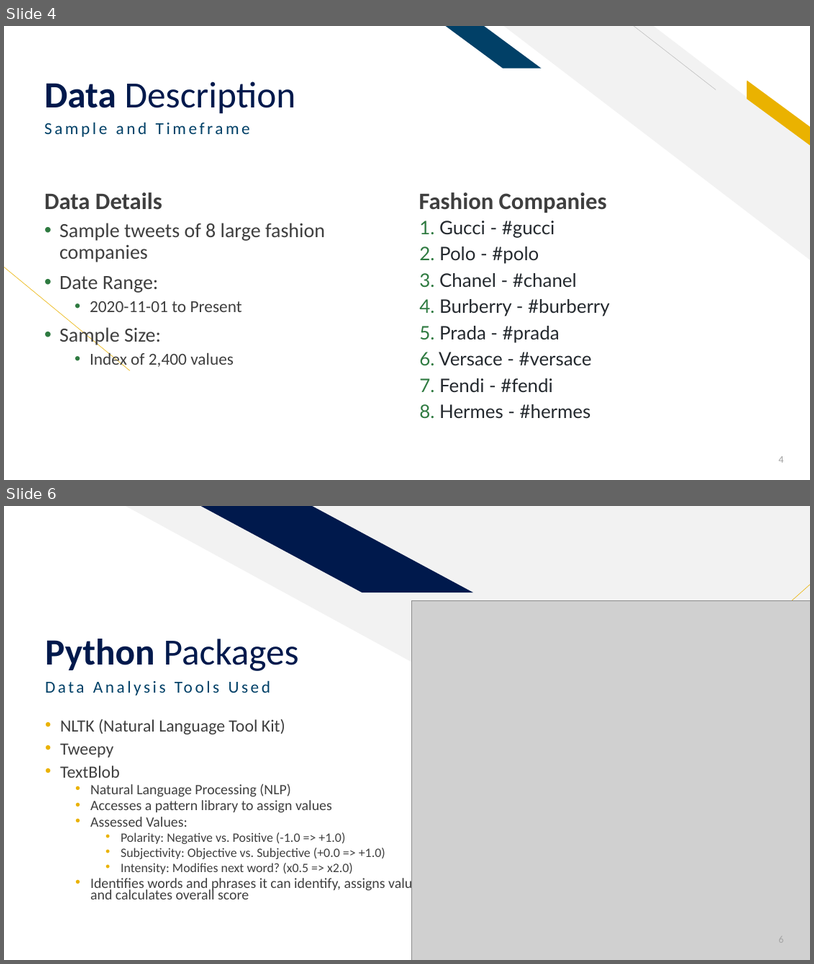
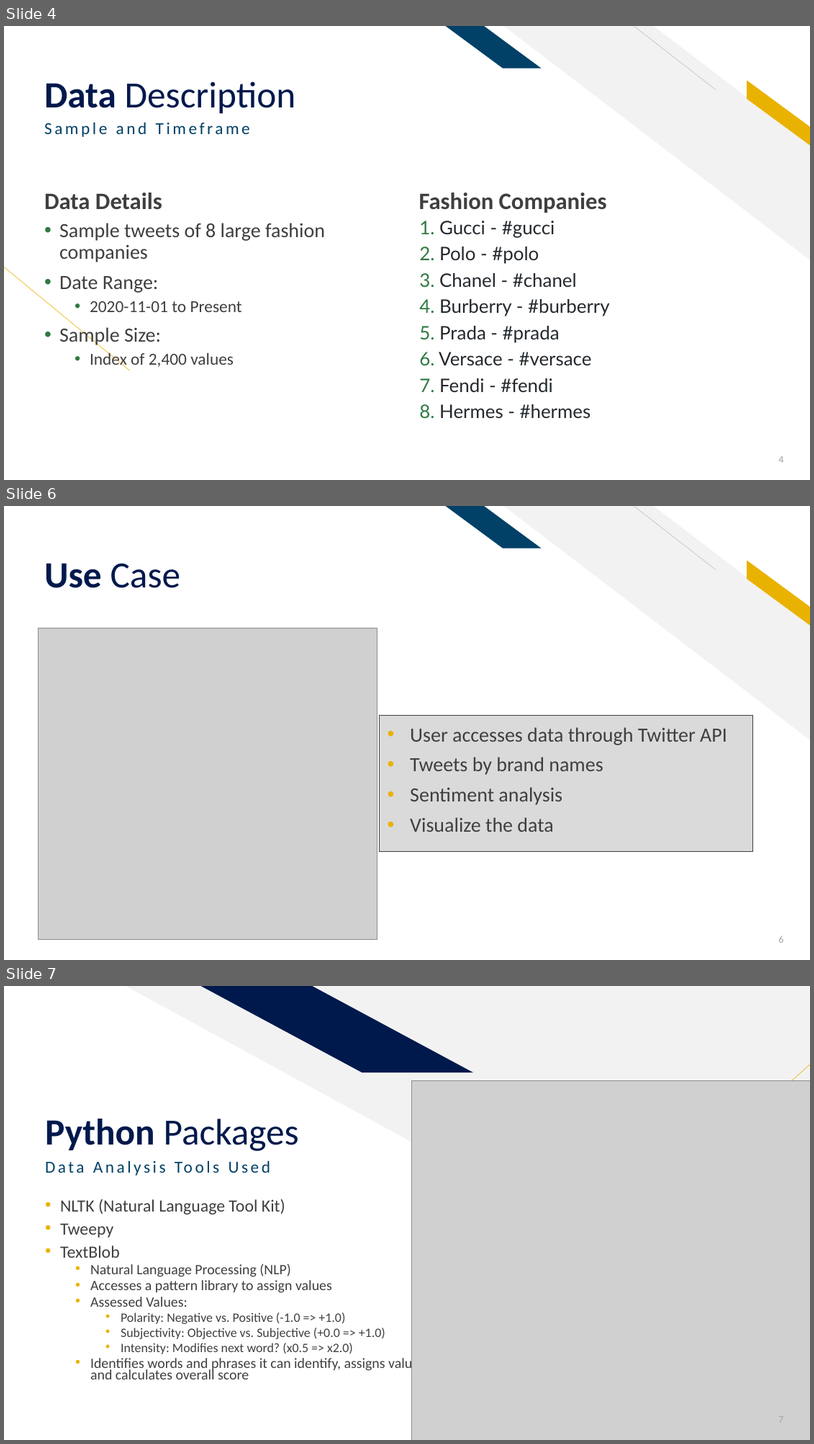
Before and after one commit to sethrpaniagua/Twitter-Sentament-Analysis, a slide deck: ML Group Project_Sentiment Analysis of Twitter Data.pptx. Shown one above the other, each under a label of ours: slides 4 and 6 before the commit, slides 4, 6 and 7 after it; the slides between them are not shown. The pictures are 814x964 and 814x1444 pixels, drawn with LibreOffice and Linux fonts; fonts in the diff are those of the drawing; grey boxes stand for pictures. Boxes give left, top, right and bottom in pixels: in the first picture for what was removed or moved away, otherwise in the second. Text is boxed around its words. In the diff, an @@ line names an element or a change of style, - is before the commit and + after.

```diff
--- a/ML Group Project_Sentiment Analysis of Twitter Data.pptx
+++ b/ML Group Project_Sentiment Analysis of Twitter Data.pptx
@@ slide 6 added at [4,506,810,960], background #FFFFFF; not listed: 5 template elements that a slide beside it also shows @@
@@ rectangle added at [741,525,786,557], fill #FFFFFF @@
@@ title added at [44,563,181,588], 44 pt, text #00194C @@
+Use Case
@@ picture added at [39,628,377,939] @@
@@ rectangle added at [379,716,753,852], fill #DADADA, outline #3F3F3F 1 pt @@
@@ text added at [410,727,728,831], 24 pt, text #3F3F3F @@
+• User accesses data through Twitter API
+• Tweets by brand names
+• Sentiment analysis
+• Visualize the data
@@ page number added at [779,936,784,942], 12 pt, text #A5A5A5 @@
+6
@@ what was slide 6 is now slide 7 @@
@@ page number at [779,1416,784,1421]: text changed @@
-6
+7
```
Also in this commit, not shown: 2 slides changed, 1 other slide added.
